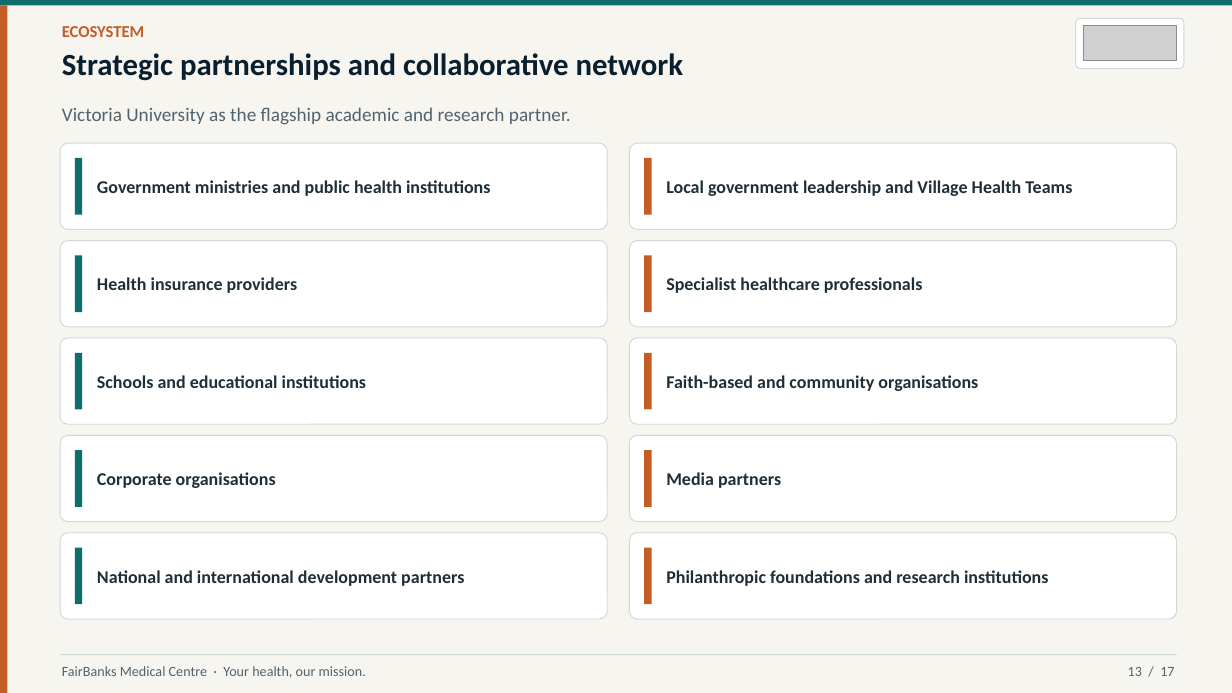
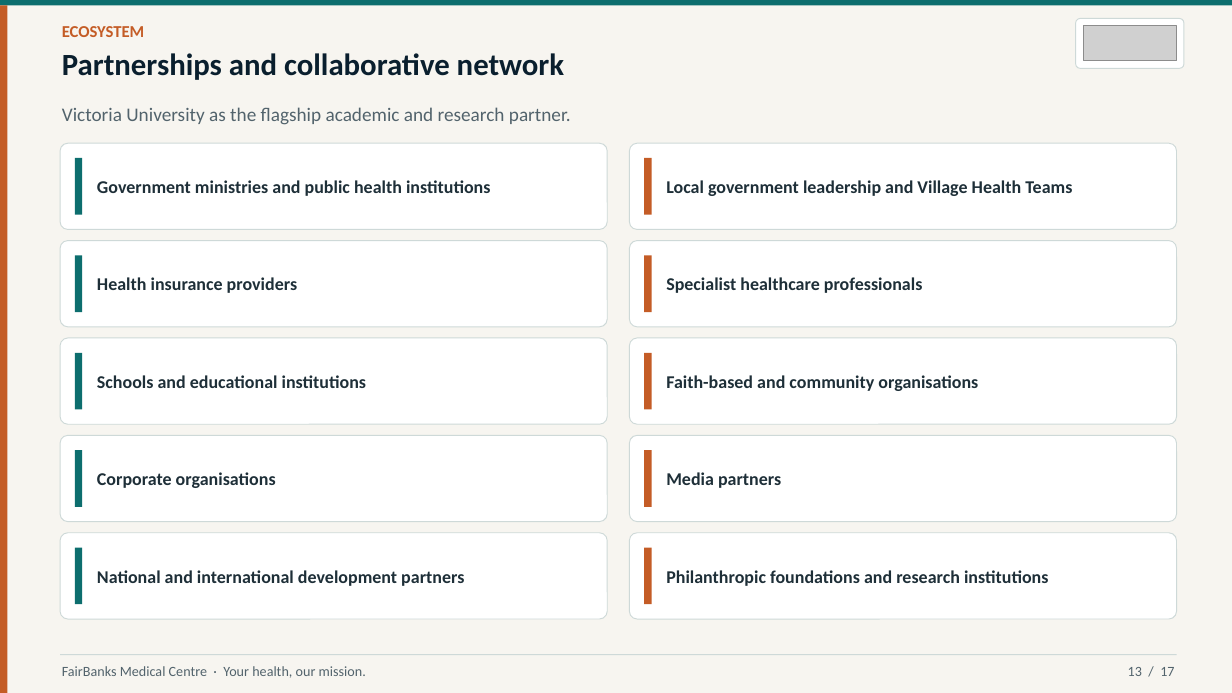
Before and after one commit to WASSWA2624/fairbanks, a slide deck: slide 13 of victoria/documents/victoria_ppt.pptx. Drawn at 1232x693 pixels with LibreOffice and Linux fonts; fonts in the diff are those of the drawing; grey boxes stand for pictures. Boxes give left, top, right and bottom in pixels: in the first picture for what was removed or moved away, otherwise in the second. Text is boxed around its words. In the diff, an @@ line names an element or a change of style, - is before the commit and + after.

Commit message:
Update Victoria University partnership proposal script and PowerPoint presentation. Revised text to reflect a shift from "strategic" to "partnership" terminology, enhancing clarity and focus. Adjusted content in multiple sections to emphasize collaboration and partnership aspects, improving overall messaging consistency.

```diff
--- a/victoria/documents/victoria_ppt.pptx
+++ b/victoria/documents/victoria_ppt.pptx
@@ text at (x1=62, y1=53, x2=564, y2=80): text changed @@
-Strategic partnerships and collaborative network
+Partnerships and collaborative network
```
Also in this commit, not shown: 4 other slides changed, 1 other file.
